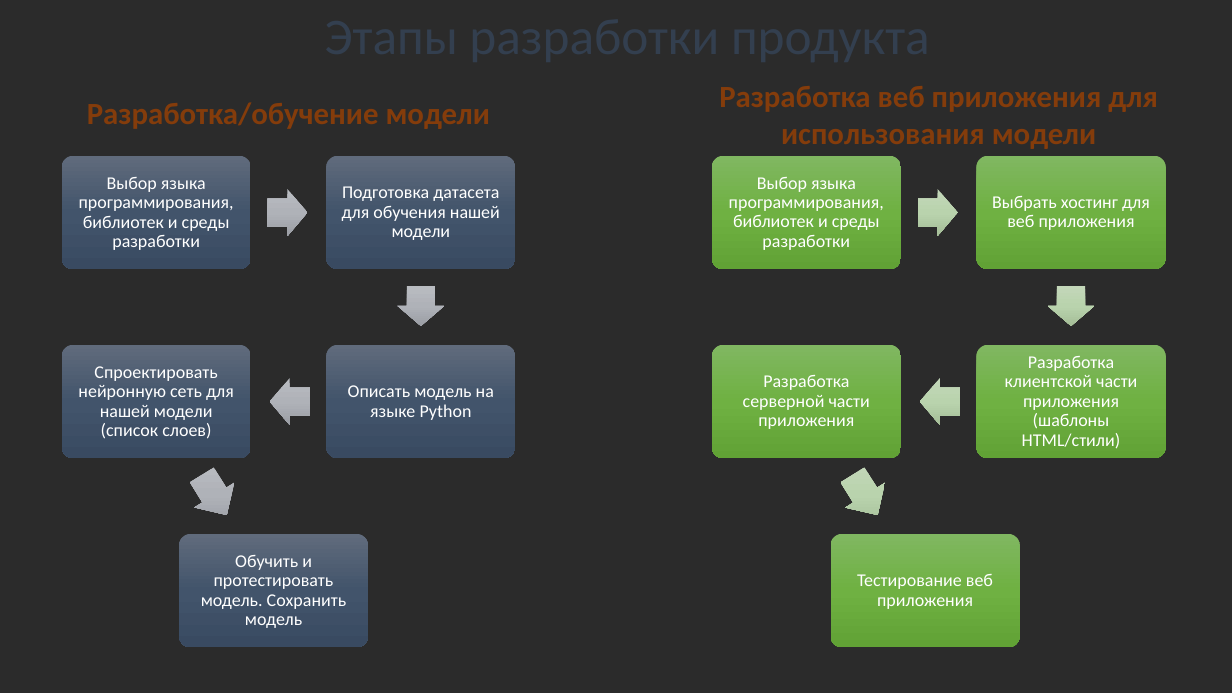
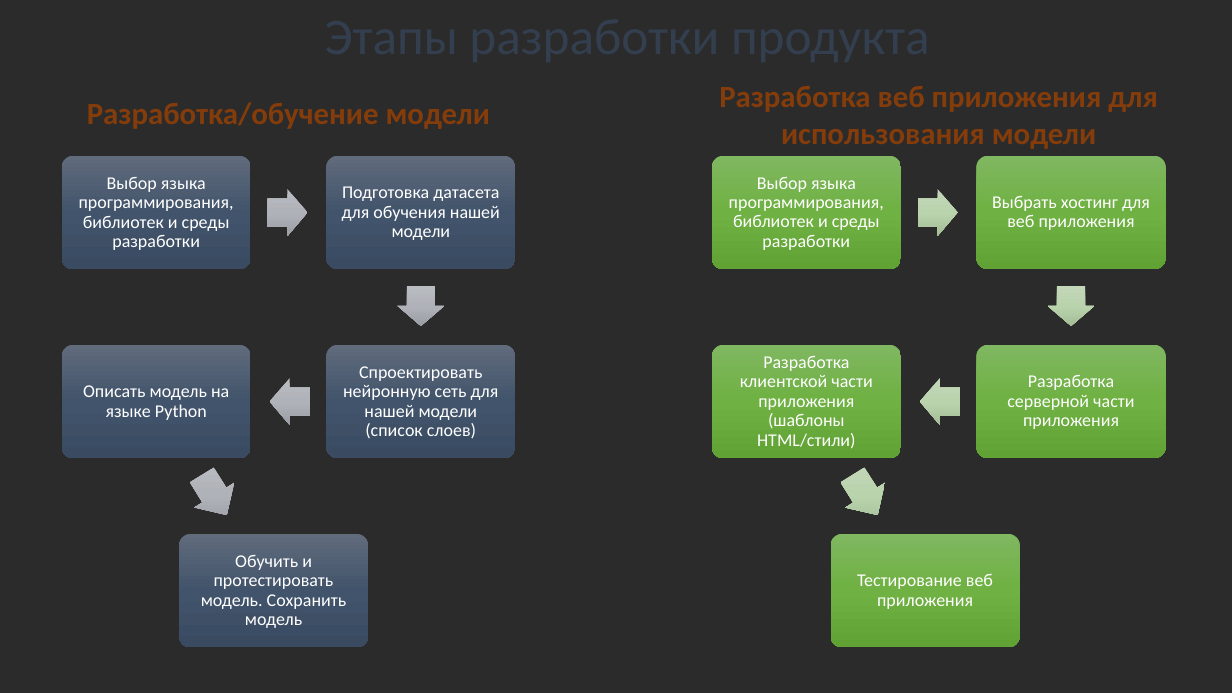
Before and after one commit to alivia-school/project-6c-ML, a slide deck: slide 4 of docs/Презентация.Машинное обучение.pptx. Drawn at 1232x693 pixels with LibreOffice and Linux fonts; fonts in the diff are those of the drawing; background and template pictures are left out; a plain dark background stands for a picture behind light text. Boxes give left, top, right and bottom in pixels: in the first picture for what was removed or moved away, otherwise in the second. Text is boxed around its words. In the diff, an @@ line names an element or a change of style, - is before the commit and + after.

```diff
--- a/docs/Презентация.Машинное обучение.pptx
+++ b/docs/Презентация.Машинное обучение.pptx
@@ text "Описать модель на языке Python": place and size @@
-text "Описать модель на языке Python" at <box>348,385,494,420</box>
+text "Описать модель на языке Python" at <box>83,385,229,420</box>
@@ text "Спроектировать нейронную сеть для нашей ...": place and size @@
-text "Спроектировать нейронную сеть для нашей ..." at <box>78,366,234,439</box>
+text "Спроектировать нейронную сеть для нашей ..." at <box>343,366,499,438</box>
@@ text "Разработка клиентской части приложения (шаблоны ...": place and size @@
-text "Разработка клиентской части приложения (шаблоны ..." at <box>1005,356,1137,449</box>
+text "Разработка клиентской части приложения (шаблоны ..." at <box>740,356,872,449</box>
@@ text "Разработка серверной части приложения": place and size @@
-text "Разработка серверной части приложения" at <box>743,375,870,429</box>
+text "Разработка серверной части приложения" at <box>1007,375,1134,429</box>
```
Also in this commit, not shown: 3 other slides changed, 4 other files.
